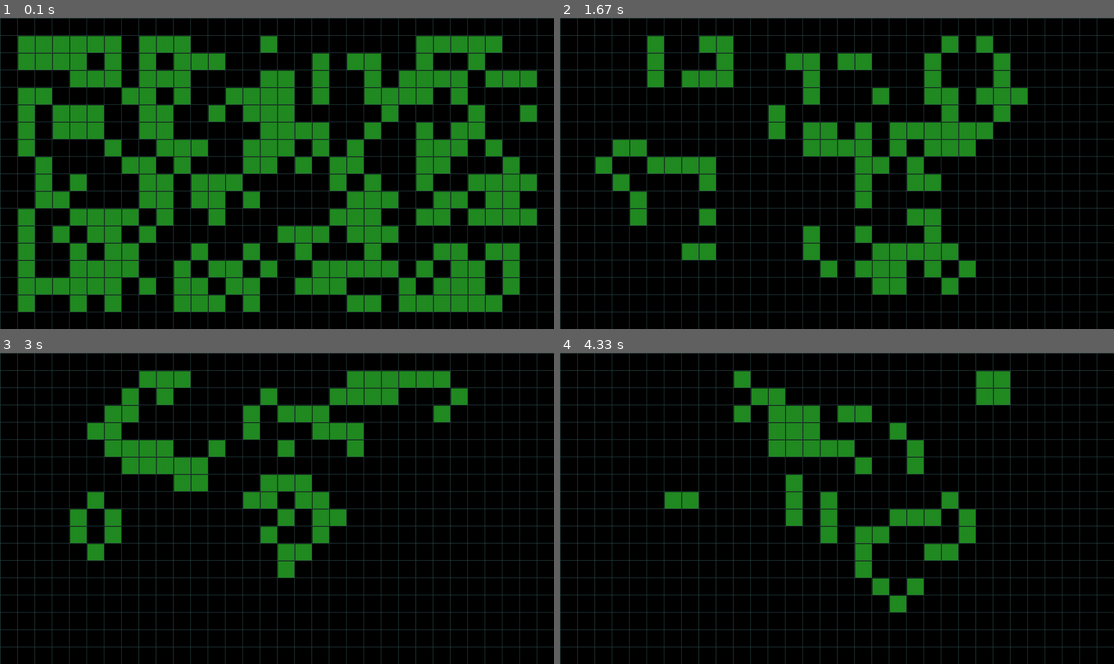
Above: before the commit, frames 1-4 (two rows, left to right).
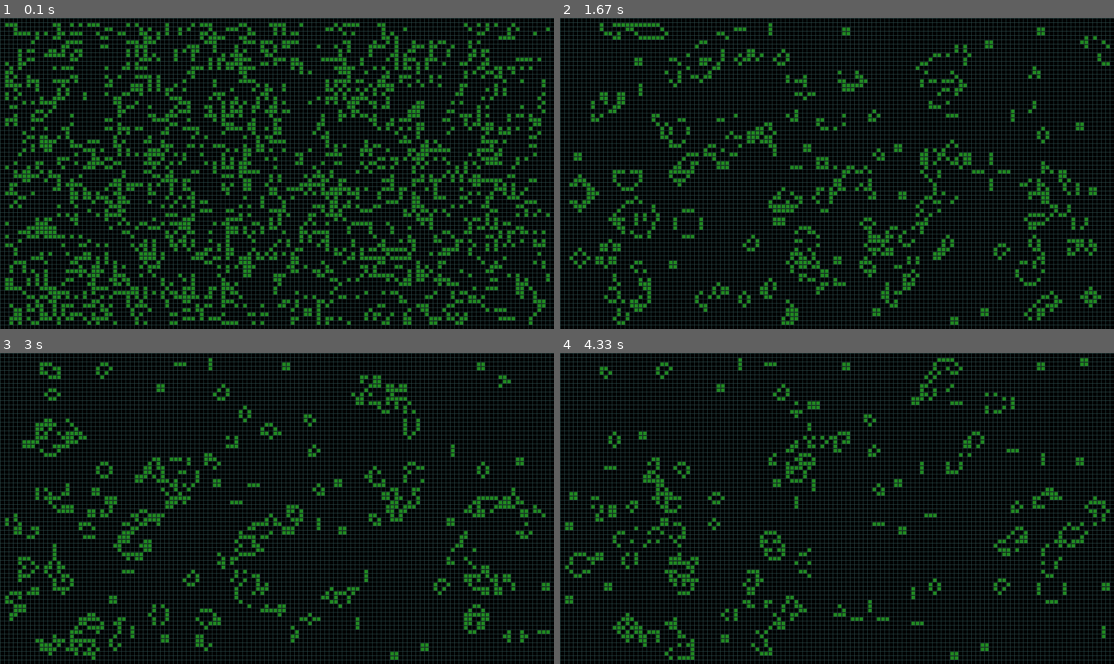
Above: after the commit, the same moments.

Repository: koen-db/PygameOfLife
Game: pygame game, started from game_of_life.py
Same seed, same stepped clock (60 frames per second), same inputs: the game is played once before the commit and once after it.
Inputs:
- Up to frame 1 (0.1 s): no input
- Up to frame 2 (1.67 s): no input
- Up to frame 3 (3 s): no input
- Up to frame 4 (4.33 s): no input

The runs differ from the first frame. In frame 1, 55% of the frame differs, in the area x 0-100%, y 0-100%; in frame 2, 37%; in frame 3, 34%; in frame 4, 31%.

Commit message:
Different values for size and speed

Diff:
--- a/game_of_life.py
+++ b/game_of_life.py
@@ -3,8 +3,8 @@
 from random import choice
 
 SCHERM = BREEDTE, HOOGTE = 1280,720
-SNELHEID = 10
-TEGEL = 40
+SNELHEID = 20
+TEGEL = 10
 K, R = BREEDTE // TEGEL, HOOGTE // TEGEL
 
 pygame.init()
Not shown, changed: game_of_life.md
